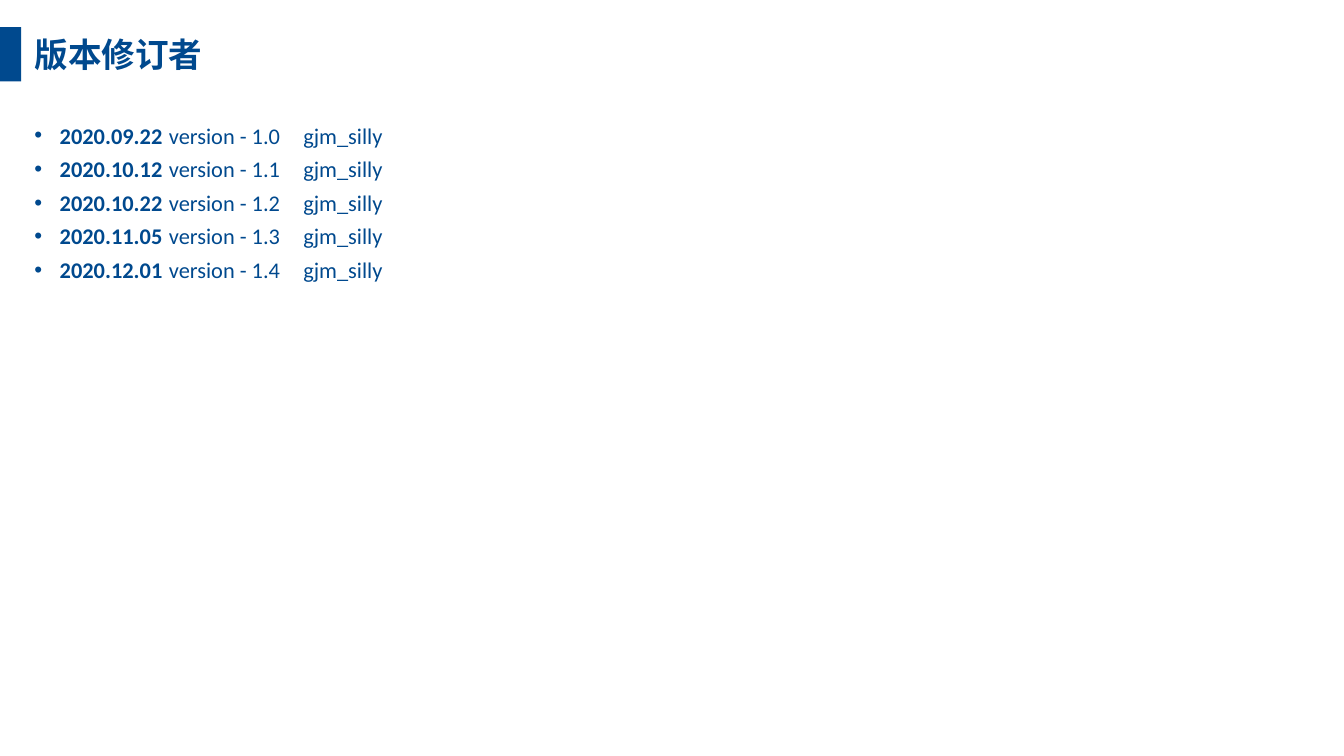
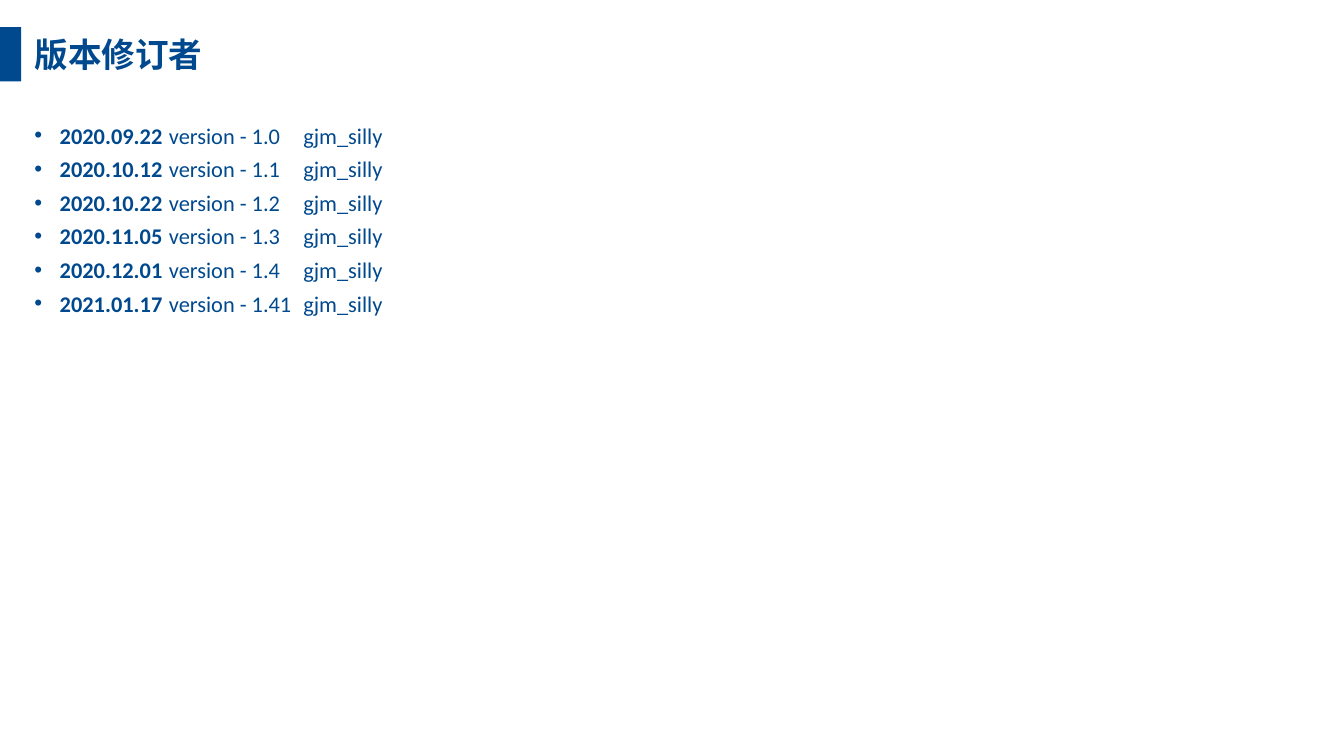
Before and after one commit to gjmsilly/MicroEEG, a slide deck: slide 13 of Info/MicroEEG以太网版通讯协议v1.4.pptx. Drawn at 1344x756 pixels with LibreOffice and Linux fonts; fonts in the diff are those of the drawing. Boxes give left, top, right and bottom in pixels: in the first picture for what was removed or moved away, otherwise in the second. Text is boxed around its words. In the diff, an @@ line names an element or a change of style, - is before the commit and + after.

```diff
--- a/Info/MicroEEG以太网版通讯协议v1.4.pptx
+++ b/Info/MicroEEG以太网版通讯协议v1.4.pptx
@@ text at bbox=[60, 296, 382, 316]: paragraph added @@
+• 2021.01.17 version - 1.41 gjm_silly
```
Also in this commit, not shown: 2 other slides changed, 14 other files.
